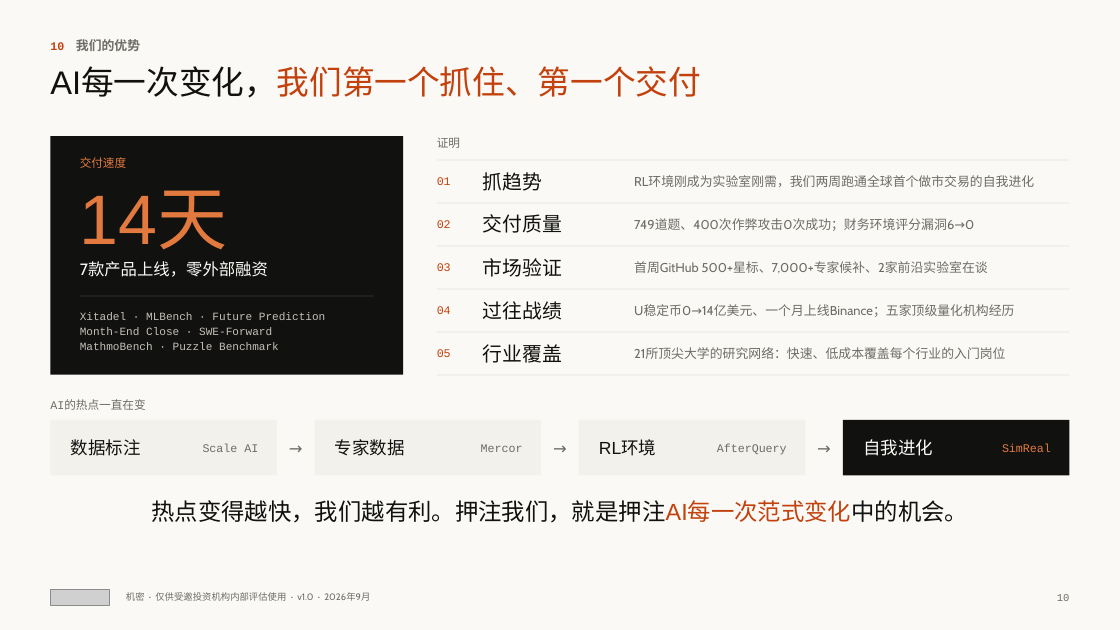
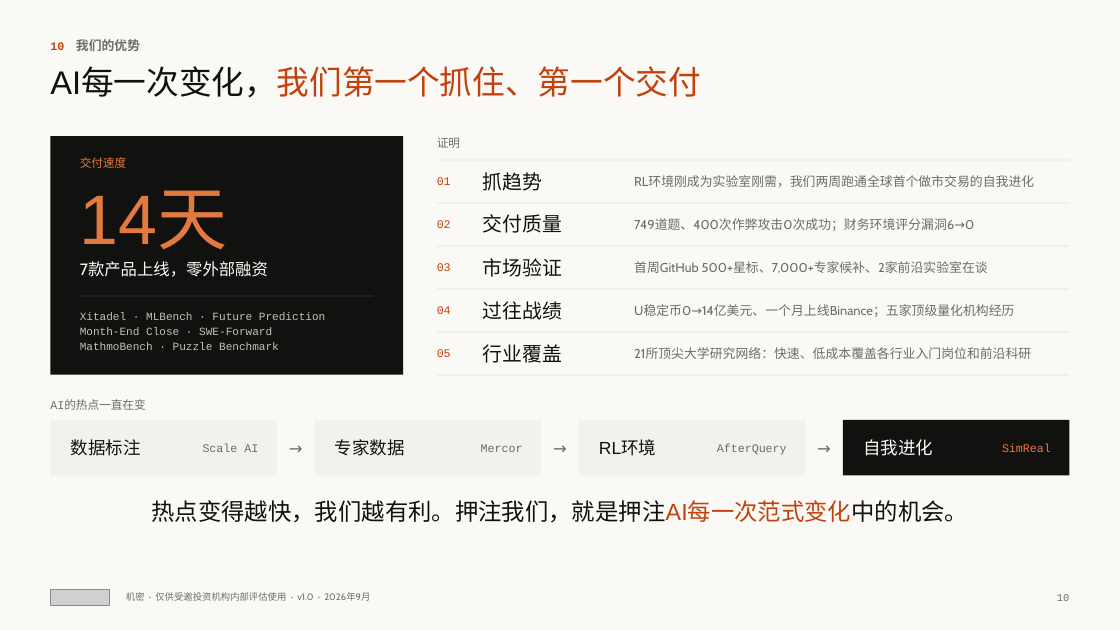
Before and after one commit to wangchen0802/Delta1, a slide deck: slide 10 of SimReal-BP-v17.pptx. Drawn at 1120x630 pixels with LibreOffice and Linux fonts; fonts in the diff are those of the drawing; grey boxes stand for pictures. Boxes give left, top, right and bottom in pixels: in the first picture for what was removed or moved away, otherwise in the second. Text is boxed around its words. In the diff, an @@ line names an element or a change of style, - is before the commit and + after.

```diff
--- a/SimReal-BP-v17.pptx
+++ b/SimReal-BP-v17.pptx
@@ text at (x1=634, y1=348, x2=1031, y2=359): text changed @@
-21所顶尖大学的研究网络：快速、低成本覆盖每个行业的入门岗位
+21所顶尖大学研究网络：快速、低成本覆盖各行业入门岗位和前沿科研
```
Also in this commit, not shown: 1 other slide changed, 2 other files.
